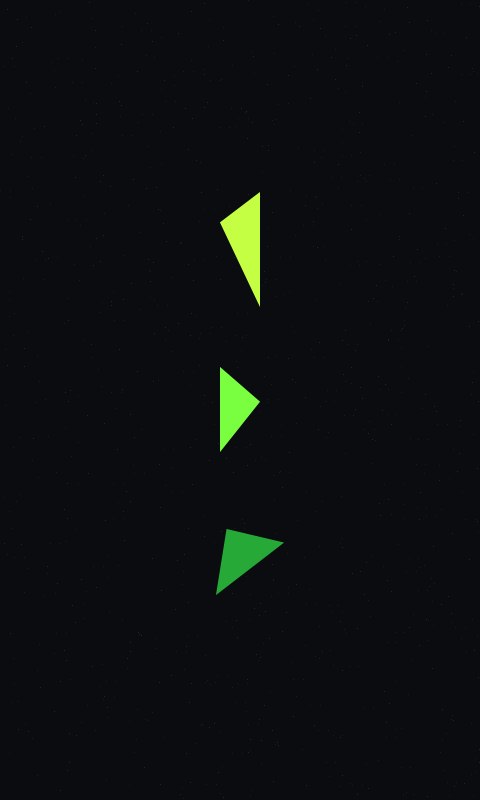
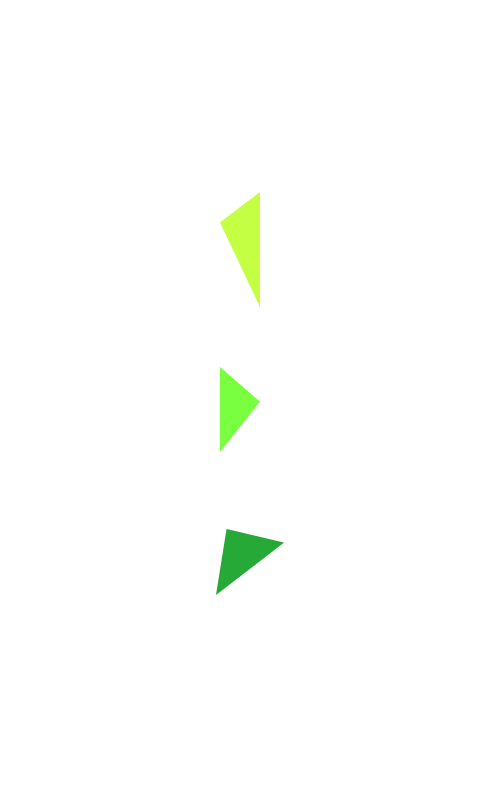
Layer changes from the first 480px x 800px image to the second:
hid "Livello 2" over [0, 0, 480, 800]
hid "Sfondo" over [0, 0, 480, 800]
